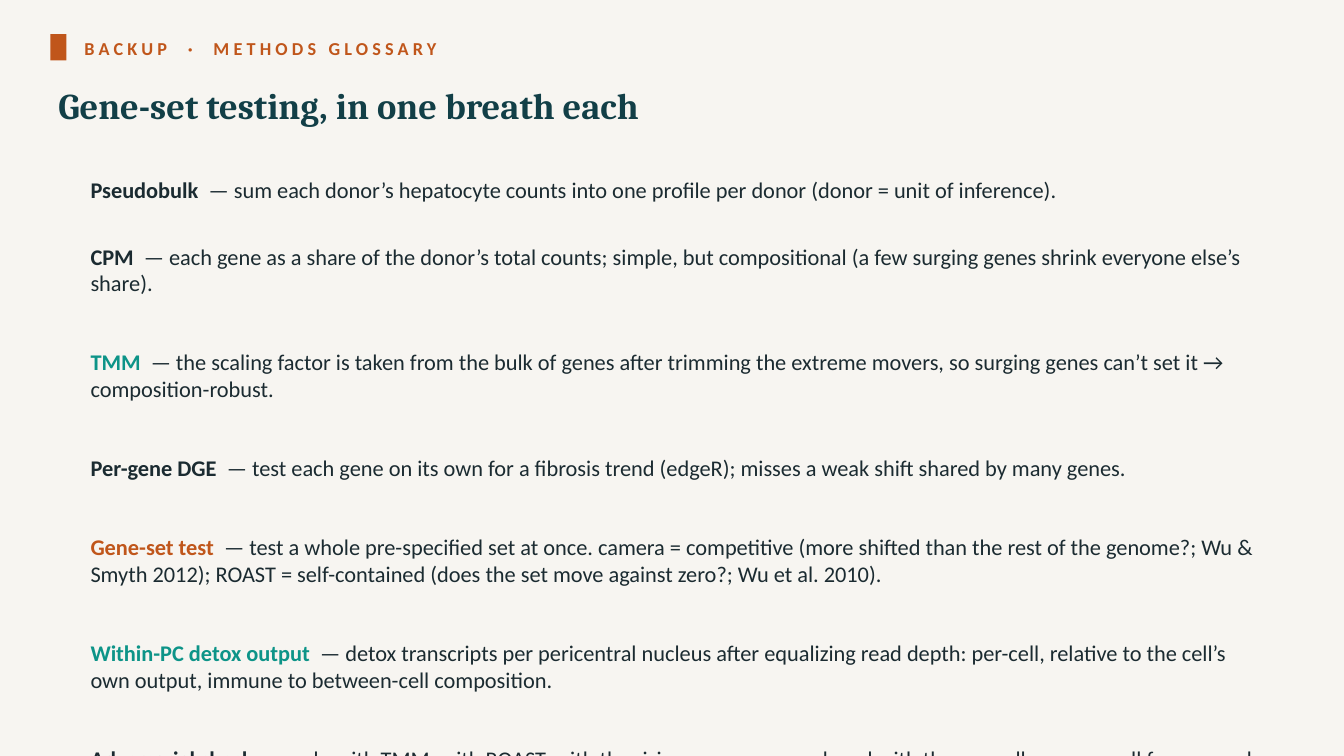
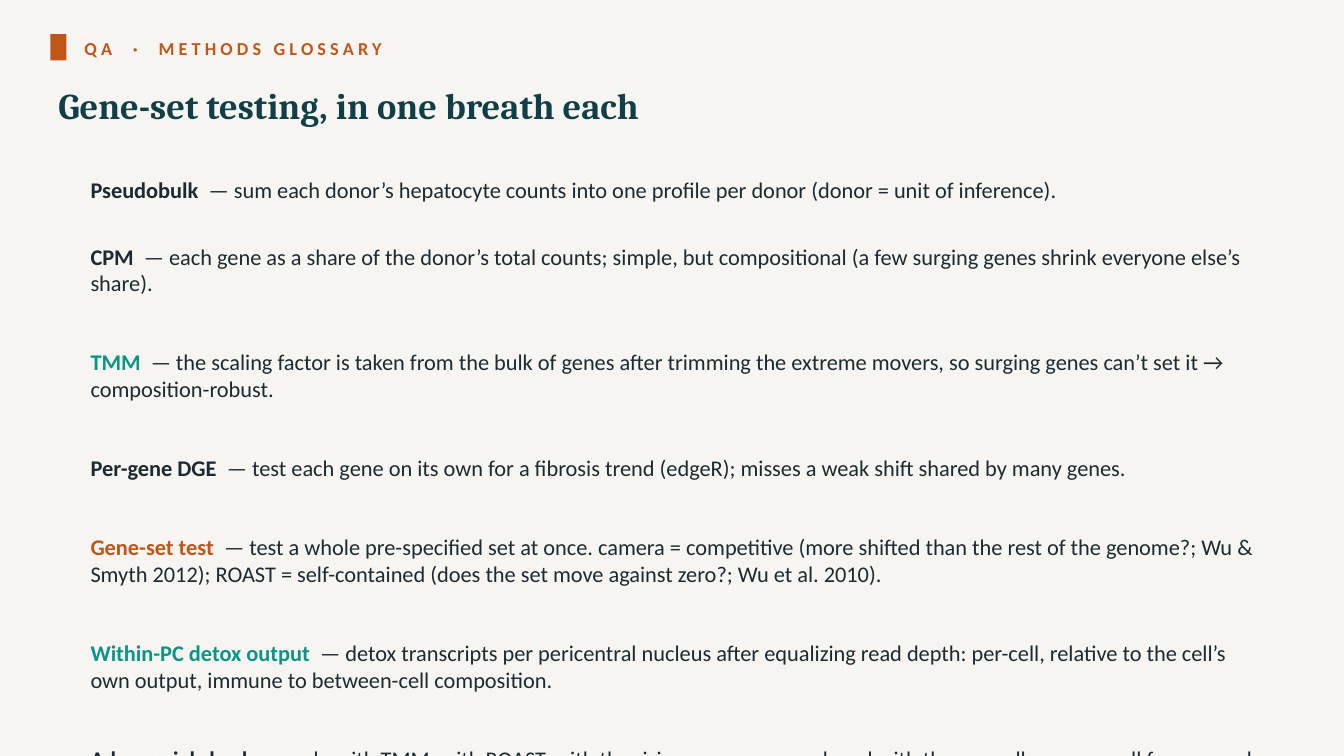
Before and after one commit to roeetekoah/liver-zonation, a slide deck: slide 29 of presentation/MASLD_stages_computational_analysis_roee_shira.pptx (slide 28 before the commit). Drawn at 1344x756 pixels with LibreOffice and Linux fonts; fonts in the diff are those of the drawing. Boxes give left, top, right and bottom in pixels: in the first picture for what was removed or moved away, otherwise in the second. Text is boxed around its words. In the diff, an @@ line names an element or a change of style, - is before the commit and + after.

```diff
--- a/presentation/MASLD_stages_computational_analysis_roee_shira.pptx
+++ b/presentation/MASLD_stages_computational_analysis_roee_shira.pptx
@@ text at <box>84,43,382,58</box>: text changed @@
-BACKUP · METHODS GLOSSARY
+QA · METHODS GLOSSARY
```
Also in this commit, not shown: 13 other slides changed, 1 slide added, 5 other files.
